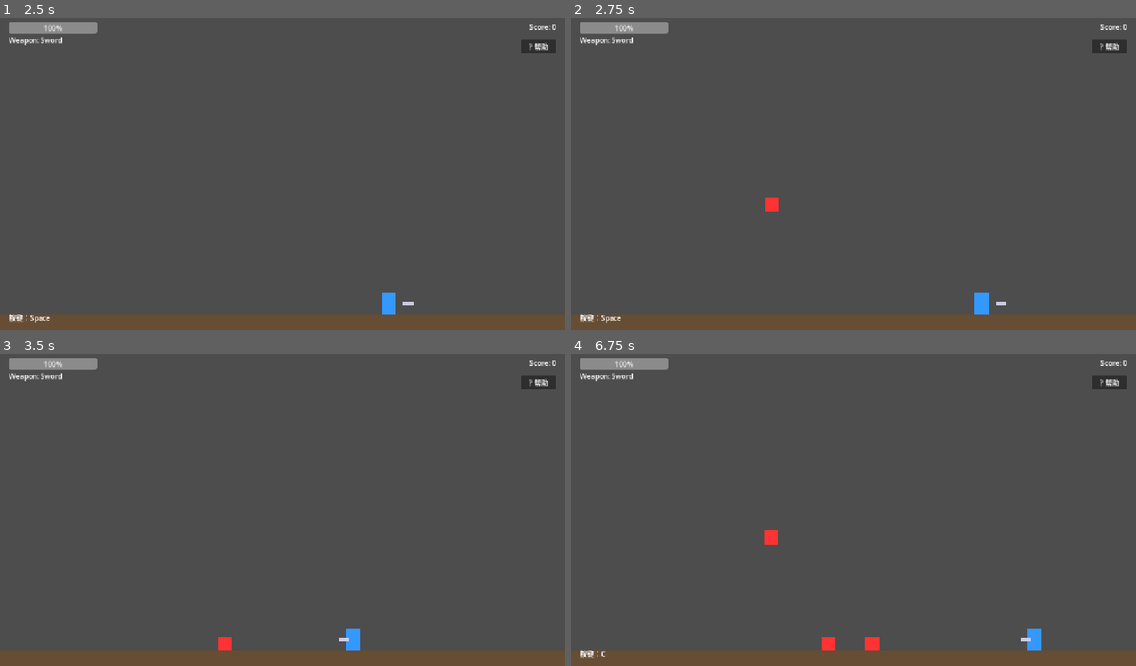
Above: before the commit, frames 1-4 (two rows, left to right).
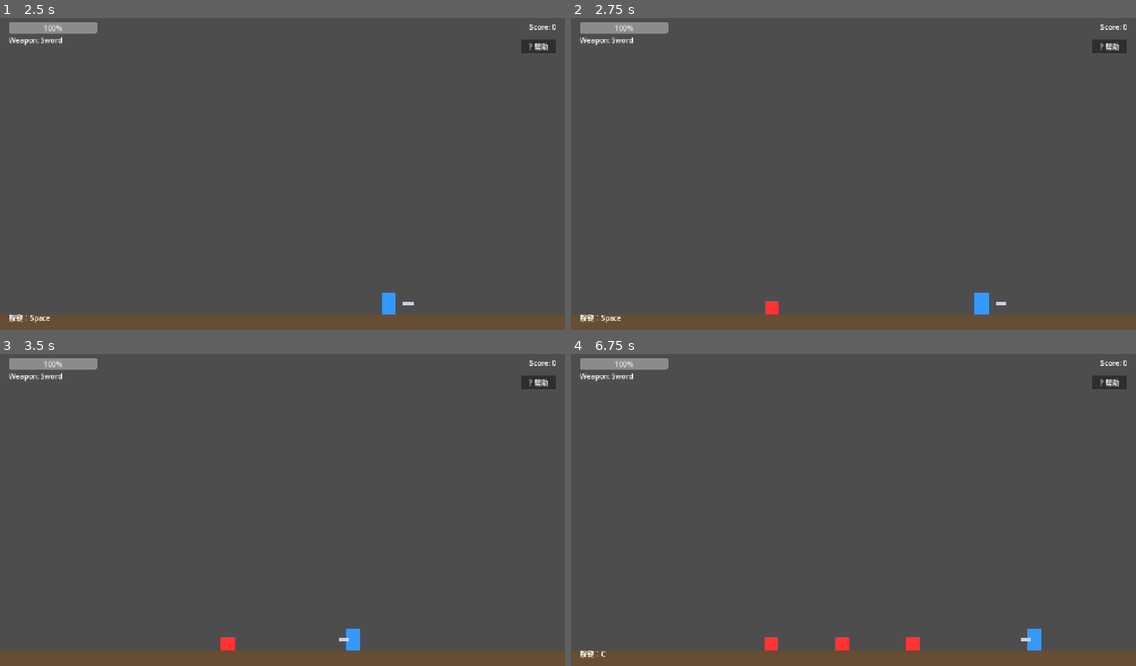
Above: after the commit, the same moments.

Repository: czlczlczl/just-attack
Game: Godot game, scene res://scenes/main.tscn
Same seed, same stepped clock (60 frames per second), same inputs: the game is played once before the commit and once after it.
Inputs (mouse positions are in pixels of both pictures, inside the frame that each line leads up to):
- Up to frame 1 (2.5 s): click "? 帮助" at 0.5 s; tap Enter at 1.25 s; move the mouse to (406, 155) at 1.27 s; hold D from 1.28 s (still down); tap J at 1.35 s; click (406, 155) at 1.42 s; tap Space at 1.52, 2.27 s; move the mouse to (169, 186) at 2.02 s; tap K at 2.1 s
- Up to frame 2 (2.75 s): keep holding D
- Up to frame 3 (3.5 s): move the mouse to (339, 438) at 2.77 s; release D at 2.78 s; hold A from 2.78 s (still down); tap L at 2.85 s
- Up to frame 4 (6.75 s): move the mouse to (825, 572) at 3.52 s; release A at 3.53 s; hold D 3.53-5.03 s; tap Q at 3.6 s; click (825, 572) at 3.67 s; tap Space at 3.77, 4.52, 5.27 s; move the mouse to (1023, 553) at 4.27 s; tap E at 4.35 s; move the mouse to (684, 460) at 5.02 s; hold A 5.03-5.78 s; tap H at 5.1 s; move the mouse to (881, 506) at 5.77 s; hold D 5.78-6.53 s; tap B at 5.85 s; click (881, 506) at 5.92 s; move the mouse to (768, 428) at 6.52 s; hold A from 6.53 s (still down); tap C at 6.6 s

Frame 1 is identical in both runs. In frame 2, 0.2% of the frame differs, in the area x 34-37%, y 57-96%; in frame 3, less than 0.1%; in frame 4, 0.6%, in the area x 34-62%, y 56-96%.

Commit message:
fix: move spawn points to ground level and increase hitbox height

Diff:
--- a/scenes/main.tscn
+++ b/scenes/main.tscn
@@ -46,10 +46,10 @@
 enemy_scenes = [ExtResource("7_monster")]
 
 [node name="SpawnPoint1" type="Marker2D" parent="World/EnemySpawner"]
-position = Vector2(-200, 0)
+position = Vector2(-200, 275)
 
 [node name="SpawnPoint2" type="Marker2D" parent="World/EnemySpawner"]
-position = Vector2(200, 0)
+position = Vector2(200, 275)
 
 [node name="DeathZone" type="Area2D" parent="World"]
 position = Vector2(0, 500)
--- a/scripts/weapons/weapon_base.gd
+++ b/scripts/weapons/weapon_base.gd
@@ -71,7 +71,8 @@
 	collision_shape.name = "HitboxShape"
 	var shape = RectangleShape2D.new()
 
-	shape.size = Vector2(attack_range * 2, 20)
+	# 增加 hitbox 高度以覆盖更大的垂直范围
+	shape.size = Vector2(attack_range * 2, 60)
 	collision_shape.shape = shape
 
 	# 设置碰撞层和掩码
@@ -84,7 +85,7 @@
 
 	# 设置位置（根据攻击方向）
 	hitbox.global_position = player_pos + Vector2(attack_range * attack_direction, 0)
-	print("[Weapon] Hitbox global_pos=", hitbox.global_position, " collision_layer=", hitbox.collision_layer, " mask=", hitbox.collision_mask)
+	print("[Weapon] Hitbox global_pos=", hitbox.global_position, " size=", shape.size, " collision_layer=", hitbox.collision_layer, " mask=", hitbox.collision_mask)
 
 	hitbox.add_child(collision_shape)
 	return hitbox
